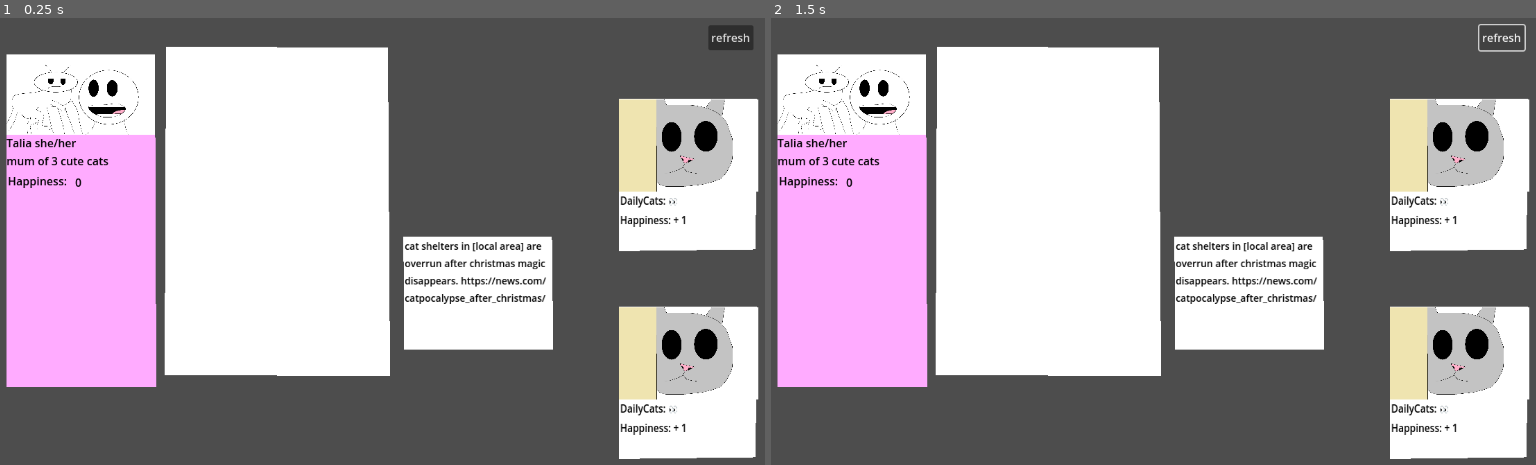
Above: before the commit, frames 1-2 (left to right).
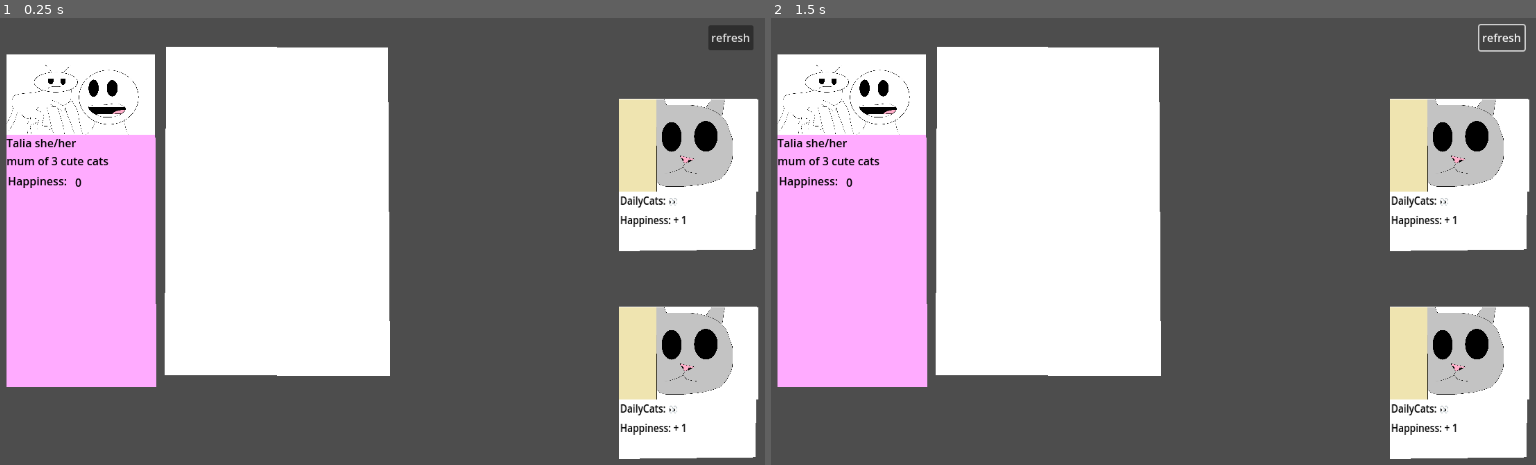
Above: after the commit, the same moments.

Repository: Wilvy10/Bonk
Game: Godot game, scene res://scenes/main_game.tscn
Same seed, same stepped clock (60 frames per second), same inputs: the game is played once before the commit and once after it. This scene is started directly instead of the project's main scene.
Inputs:
- Up to frame 1 (0.25 s): no input
- Up to frame 2 (1.5 s): click "refresh" at 0.5 s; click "refresh" at 1.25 s

The runs differ from the first frame. In frame 1, 4.8% of the frame differs, in the area x 52-73%, y 48-75%; in frame 2, 4.8%.

Commit message:
added settings menu
not added function

Diff:
--- a/sbgj-bonk(unnamed-project)/scenes/main_game.tscn
+++ b/sbgj-bonk(unnamed-project)/scenes/main_game.tscn
@@ -97,6 +97,7 @@
 polygon = PackedVector2Array(-101.23346, -83, -101.23346, 139, 134.97772, 137, 137.30487, -84)
 
 [node name="headline" type="Polygon2D" parent="."]
+visible = false
 z_index = 2
 position = Vector2(696, 399)
 scale = Vector2(0.92703867, 1)
--- /dev/null
+++ b/sbgj-bonk(unnamed-project)/scenes/settings.tscn
@@ -0,0 +1,25 @@
+[gd_scene format=3 uid="uid://crt3ng6svcetp"]
+
+[node name="Control" type="Control"]
+layout_mode = 3
+anchors_preset = 15
+anchor_right = 1.0
+anchor_bottom = 1.0
+grow_horizontal = 2
+grow_vertical = 2
+
+[node name="fullscreen" type="CheckButton" parent="."]
+layout_mode = 0
+offset_left = 225.0
+offset_top = 235.0
+offset_right = 276.0
+offset_bottom = 268.0
+text = "fullscreen"
+
+[node name="quit" type="Button" parent="."]
+layout_mode = 0
+offset_left = 544.0
+offset_top = 295.0
+offset_right = 629.0
+offset_bottom = 379.0
+text = "quit"
